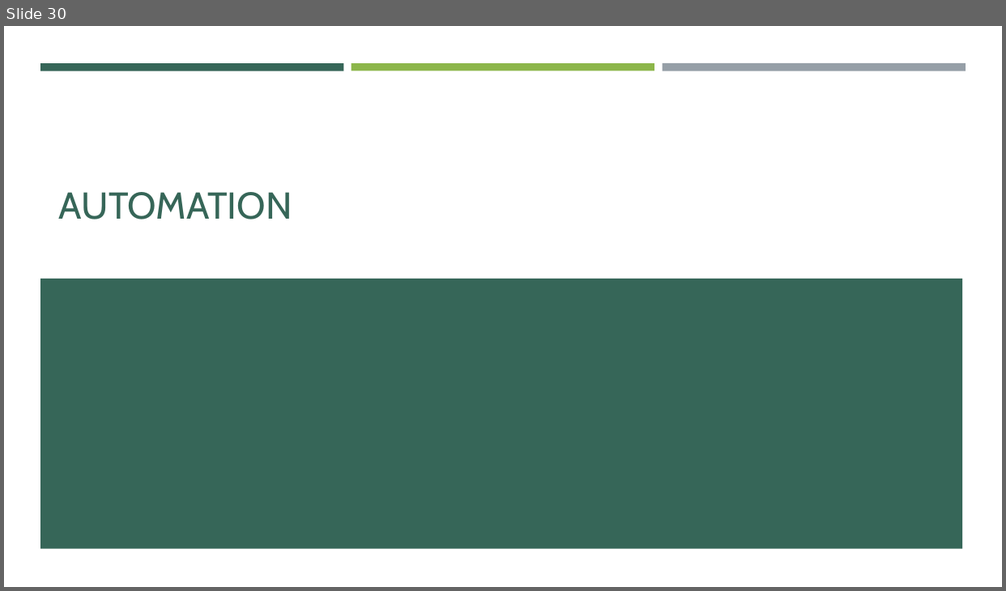
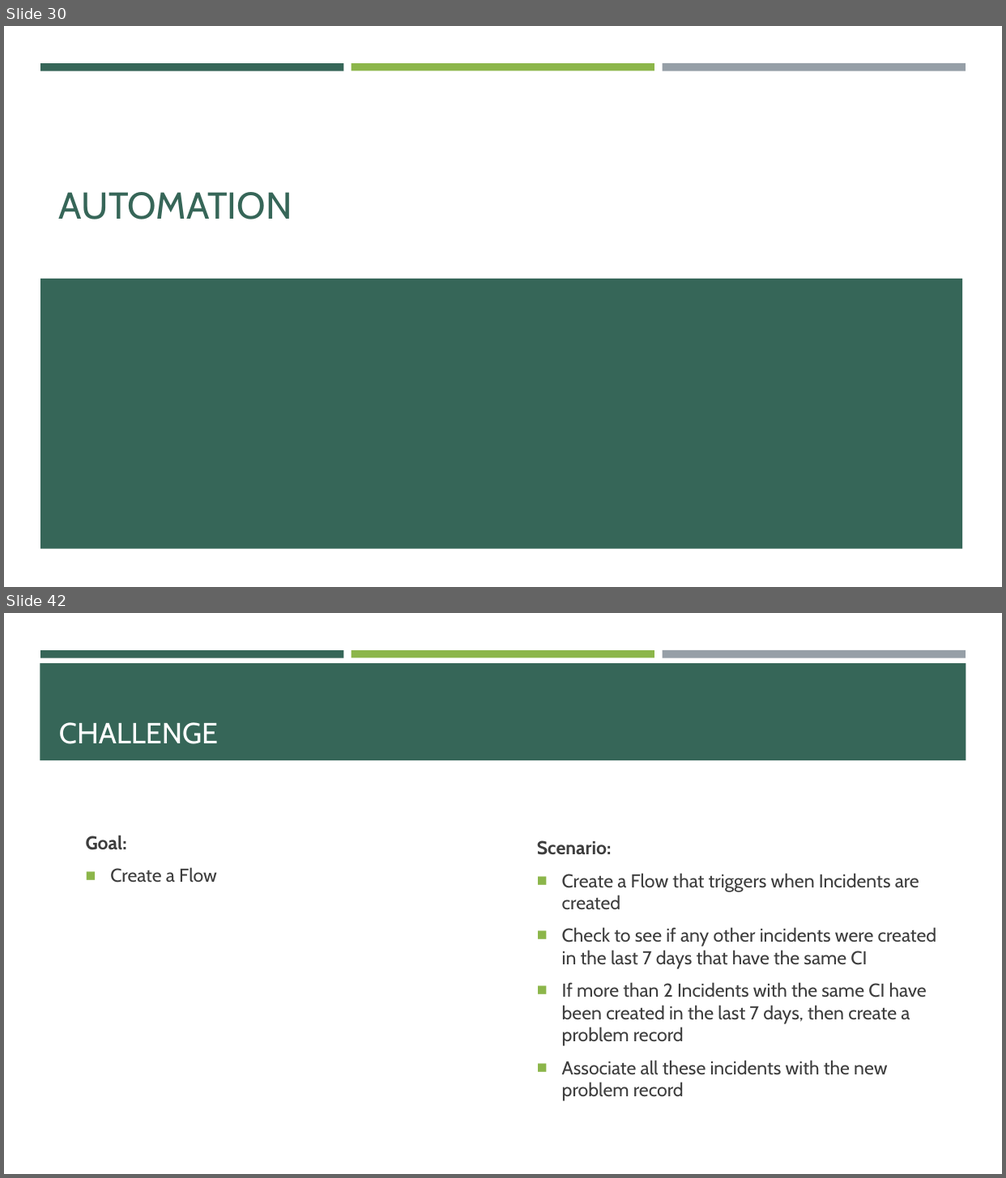
Before and after one commit to e-m-wilson/SNOW, a slide deck: Week_5/Self_Service_&_Automation.pptx. Shown one above the other, each under a label of ours: slide 30 before the commit, slides 30 and 42 after it; the slides between them are not shown. The pictures are 1006x591 and 1006x1178 pixels, drawn with LibreOffice and Linux fonts; fonts in the diff are those of the drawing. Boxes give left, top, right and bottom in pixels: in the first picture for what was removed or moved away, otherwise in the second. Text is boxed around its words. In the diff, an @@ line names an element or a change of style, - is before the commit and + after.

```diff
--- a/Week_5/Self_Service_&_Automation.pptx
+++ b/Week_5/Self_Service_&_Automation.pptx
@@ slide 42 added at [4, 613, 1002, 1174], background #FFFFFF; not listed: 3 template elements that a slide beside it also shows @@
@@ rectangle added at [40, 663, 966, 760], fill #366658 @@
@@ title added at [59, 722, 218, 744], 28 pt, text #FFFFFF @@
+CHALLENGE
@@ text added at [86, 835, 217, 883], 18 pt, text #3D3D3D @@
+Goal:
+■ Create a Flow
@@ text added at [537, 841, 937, 1101], 18 pt, text #3D3D3D @@
+Scenario:
+■ Create a Flow that triggers when Incidents are created
+■ Check to see if any other incidents were created in the last 7 days that have the same CI
+■ If more than 2 Incidents with the same CI have been created in the last 7 days, then create a problem record
+■ Associate all these incidents with the new problem record
```
Also in this commit, not shown: 1 slide changed, 11 other slides added, 1 slide removed.
